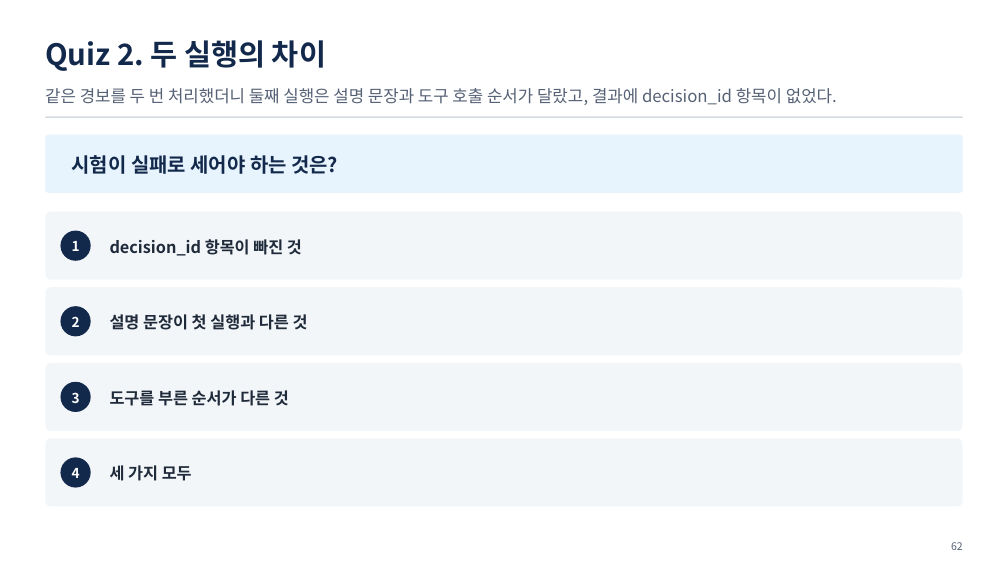
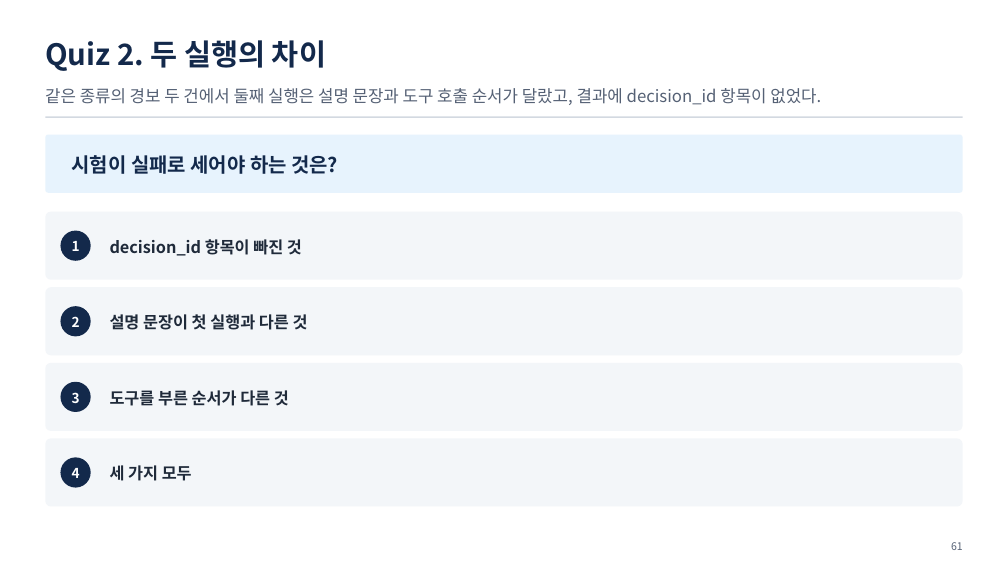
Before and after one commit to uengine-oss/hyd-iot-edu, a slide deck: slide 61 of docs/교재/통합반/08일차/통합반_08일차.pptx (slide 62 before the commit). Drawn at 1008x567 pixels with LibreOffice and Linux fonts; fonts in the diff are those of the drawing. Boxes give left, top, right and bottom in pixels: in the first picture for what was removed or moved away, otherwise in the second. Text is boxed around its words. In the diff, an @@ line names an element or a change of style, - is before the commit and + after.

```diff
--- a/docs/교재/통합반/08일차/통합반_08일차.pptx
+++ b/docs/교재/통합반/08일차/통합반_08일차.pptx
@@ text at [45, 88, 821, 105]: text changed @@
-같은 경보를 두 번 처리했더니 둘째 실행은 설명 문장과 도구 호출 순서가 달랐고, 결과에 decision_id 항목이 없었다.
+같은 종류의 경보 두 건에서 둘째 실행은 설명 문장과 도구 호출 순서가 달랐고, 결과에 decision_id 항목이 없었다.
@@ text at [951, 542, 963, 550]: text changed @@
-62
+61
```
Also in this commit, not shown: 28 other slides changed, 1 slide removed, 12 other files.
